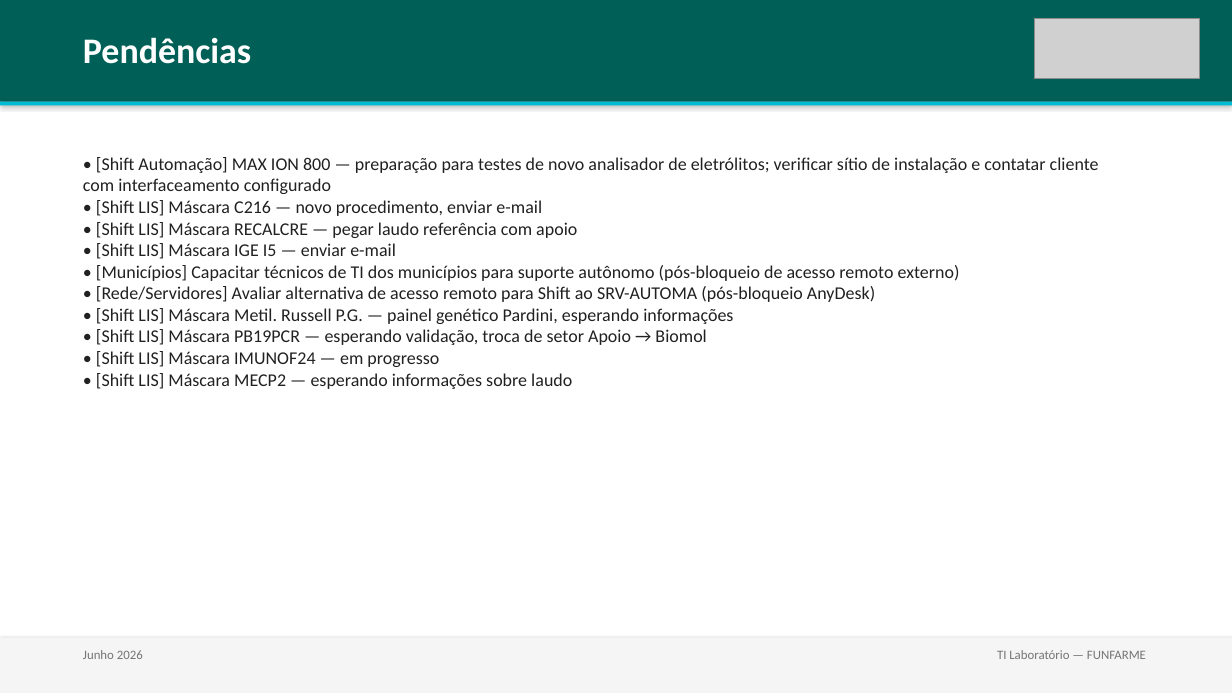
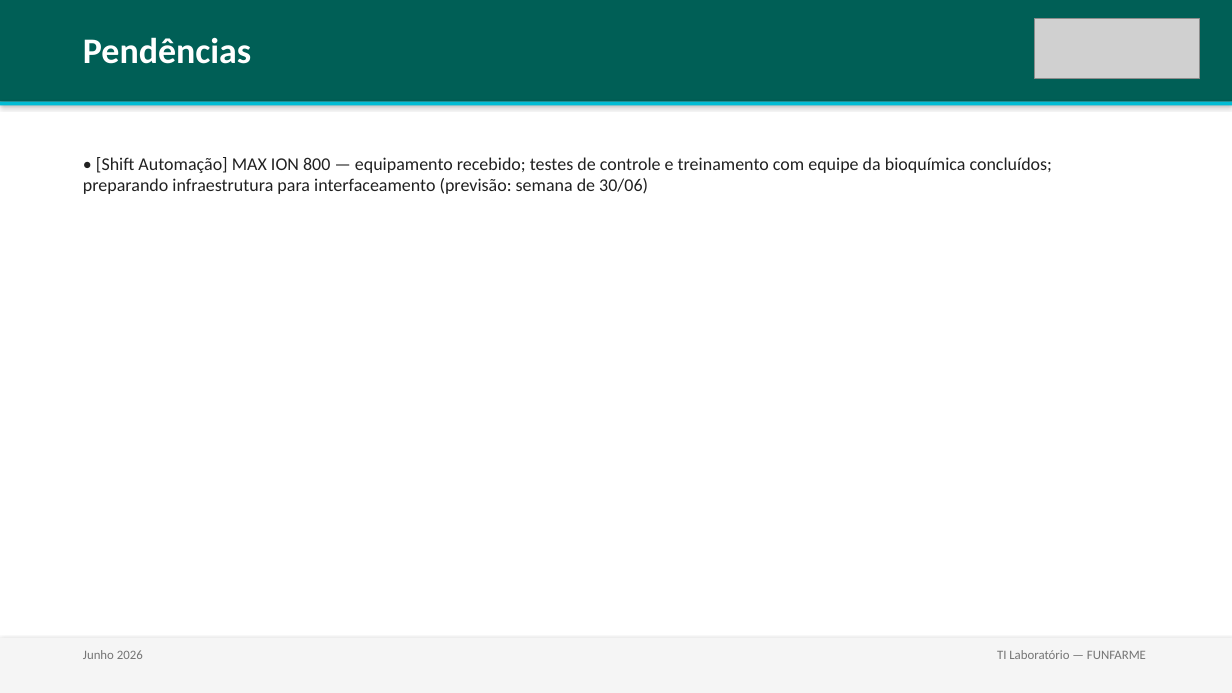
Before and after one commit to lab-central-hb/funfarme-kb, a slide deck: slide 9 of reports/2026-06_resumo-mensal.pptx (slide 6 before the commit). Drawn at 1232x693 pixels with LibreOffice and Linux fonts; fonts in the diff are those of the drawing; grey boxes stand for pictures. Boxes give left, top, right and bottom in pixels: in the first picture for what was removed or moved away, otherwise in the second. Text is boxed around its words. In the diff, an @@ line names an element or a change of style, - is before the commit and + after.

```diff
--- a/reports/2026-06_resumo-mensal.pptx
+++ b/reports/2026-06_resumo-mensal.pptx
@@ text at box(83, 157, 1052, 194): text changed @@
-• [Shift Automação] MAX ION 800 — preparação para testes de novo analisador de eletrólitos; verificar sítio de instalação e contatar cliente com interfaceamento configurado
-• [Shift LIS] Máscara C216 — novo procedimento, enviar e-mail
-• [Shift LIS] Máscara RECALCRE — pegar laudo referência com apoio
-• [Shift LIS] Máscara IGE I5 — enviar e-mail
-• [Municípios] Capacitar técnicos de TI dos municípios para suporte autônomo (pós-bloqueio de acesso remoto externo)
-• [Rede/Servidores] Avaliar alternativa de acesso remoto para Shift ao SRV-AUTOMA (pós-bloqueio AnyDesk)
-• [Shift LIS] Máscara Metil. Russell P.G. — painel genético Pardini, esperando informações
-• [Shift LIS] Máscara PB19PCR — esperando validação, troca de setor Apoio → Biomol
-• [Shift LIS] Máscara IMUNOF24 — em progresso
-• [Shift LIS] Máscara MECP2 — esperando informações sobre laudo
+• [Shift Automação] MAX ION 800 — equipamento recebido; testes de controle e treinamento com equipe da bioquímica concluídos; preparando infraestrutura para interfaceamento (previsão: semana de 30/06)
```
Also in this commit, not shown: 6 other slides changed, 3 slides added, 1 other file.
